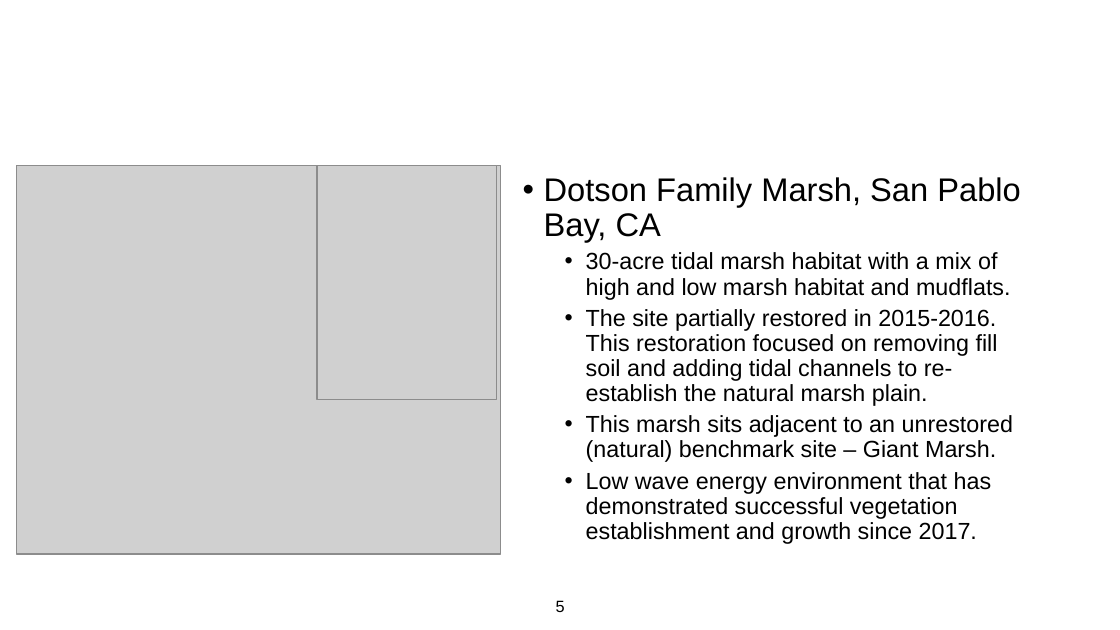
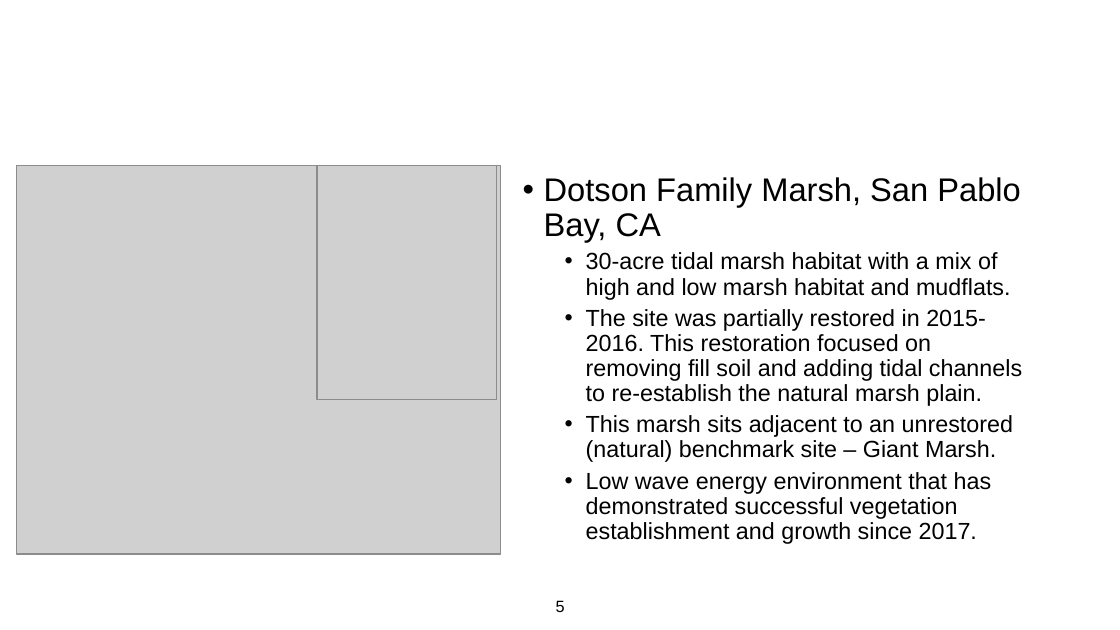
Before and after one commit to EcohydrologyTeam/Presentations, a slide deck: slide 5 of 2025/2025-06-05 ESTCP Salt Marsh Modeling/NH ESTCP IPR Presentation 2025.pptx. Drawn at 1120x630 pixels with LibreOffice and Linux fonts; fonts in the diff are those of the drawing; grey boxes stand for pictures; background and template pictures are left out. Boxes give left, top, right and bottom in pixels: in the first picture for what was removed or moved away, otherwise in the second. Text is boxed around its words. In the diff, an @@ line names an element or a change of style, - is before the commit and + after.

```diff
--- a/2025/2025-06-05 ESTCP Salt Marsh Modeling/NH ESTCP IPR Presentation 2025.pptx
+++ b/2025/2025-06-05 ESTCP Salt Marsh Modeling/NH ESTCP IPR Presentation 2025.pptx
@@ text at box(586, 309, 1022, 406): text changed @@
-  • The site partially restored in 2015-2016. This restoration focused on removing fill soil and adding tidal channels to re-establish the natural marsh plain.
+  • The site was partially restored in 2015-2016. This restoration focused on removing fill soil and adding tidal channels to re-establish the natural marsh plain.
```
Also in this commit, not shown: 4 other slides changed.
